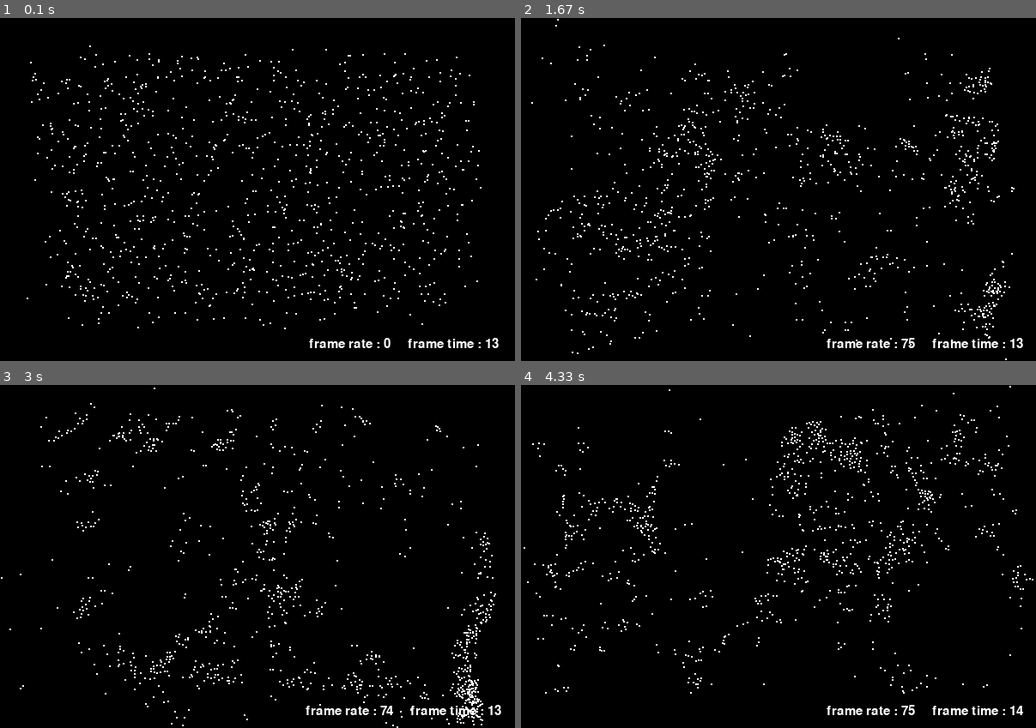
Above: before the commit, frames 1-4 (two rows, left to right).
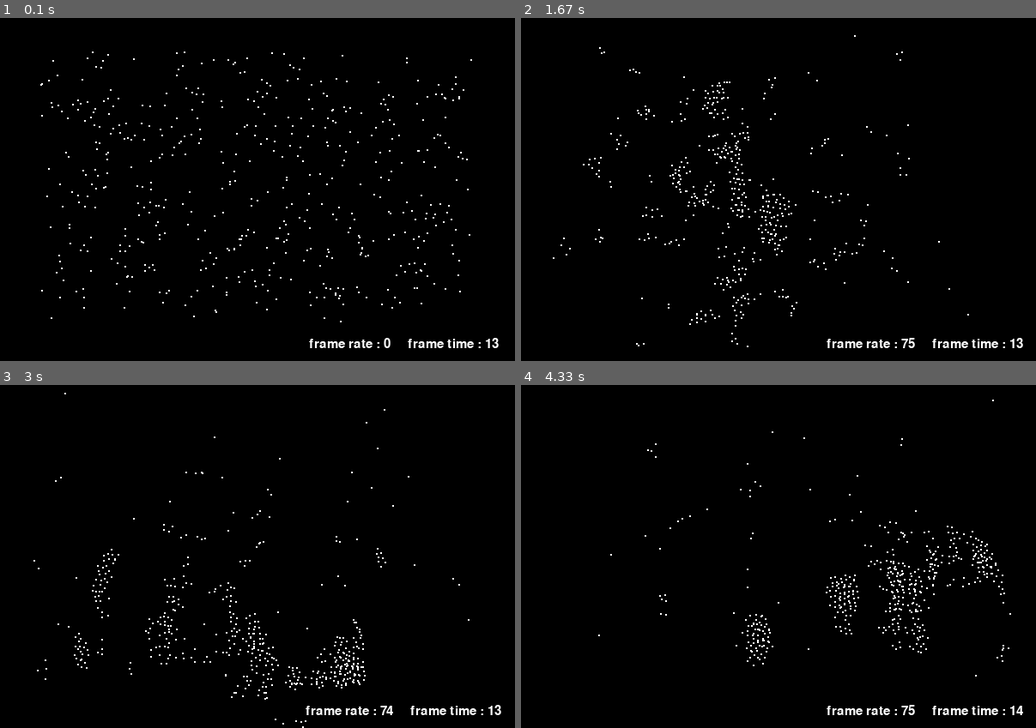
Above: after the commit, the same moments.

Repository: Lindula1/BOIDs
Game: pygame game, started from optimised_pygame_implementation.py
Two runs of this game, one before a commit and one after it. Both use one fixed random seed, a clock stepped at 60 frames per second and the inputs below.
Inputs (mouse positions are in pixels of both pictures, inside the frame that each line leads up to):
- Up to frame 1 (0.1 s): no input
- Up to frame 2 (1.67 s): move the mouse to (757, 203) at 0.37 s; move the mouse to (654, 192) at 0.87 s; move the mouse to (855, 69) at 1.2 s
- Up to frame 3 (3 s): move the mouse to (267, 439) at 1.7 s; move the mouse to (262, 590) at 2.27 s; move the mouse to (391, 611) at 2.6 s
- Up to frame 4 (4.33 s): move the mouse to (912, 525) at 3.03 s; move the mouse to (963, 529) at 3.43 s; move the mouse to (958, 625) at 4.1 s

The runs differ from the first frame. In frame 1, 2.4% of the frame differs, in the area x 5-94%, y 8-91%; in frame 2, 2.4%; in frame 3, 2.4%; in frame 4, 2.4%.

Commit message:
smoother boid nature

Diff:
--- a/optimised_boid_model.py
+++ b/optimised_boid_model.py
@@ -149,9 +149,12 @@
                 px = bx - point_x
                 py = by - point_y
 
-                if (px**2 + py**2) < visible_distance**2*5:
+                if (px**2 + py**2) < visible_distance**2*3:
                     bvx += px * point_factor
                     bvy += py * point_factor
+
+                bvx += (right / 2 - bx) * 0.0002
+                bvy += (top / 2 - by) * 0.0002
 
                 if speed < self.min_speed:
                     bvx = (bvx / speed) * self.min_speed
--- a/optimised_pygame_implementation.py
+++ b/optimised_pygame_implementation.py
@@ -29,16 +29,16 @@
 border = (border_adjust, int(HEIGHT-border_adjust), border_adjust, int(WIDTH-border_adjust))
 
 separation = 0.05
-alignment = 0.07
-cohesion = 0.002
-safe_distance = boid_size + 1
+alignment = 0.1
+cohesion = 0.02
+safe_distance = boid_size + 4
 visible_distance = boid_size * 12
-turn_factor = 0.4
+turn_factor = 0.2
 rebound_factor = 0.7
-min_speed = 3
-max_speed = 4
+min_speed = 2
+max_speed = 3
 
-test_pop = Population(border, 50, 1000, min_speed, max_speed)
+test_pop = Population(border, 50, 500, min_speed, max_speed)
 
 while running:
     for event in pygame.event.get():
